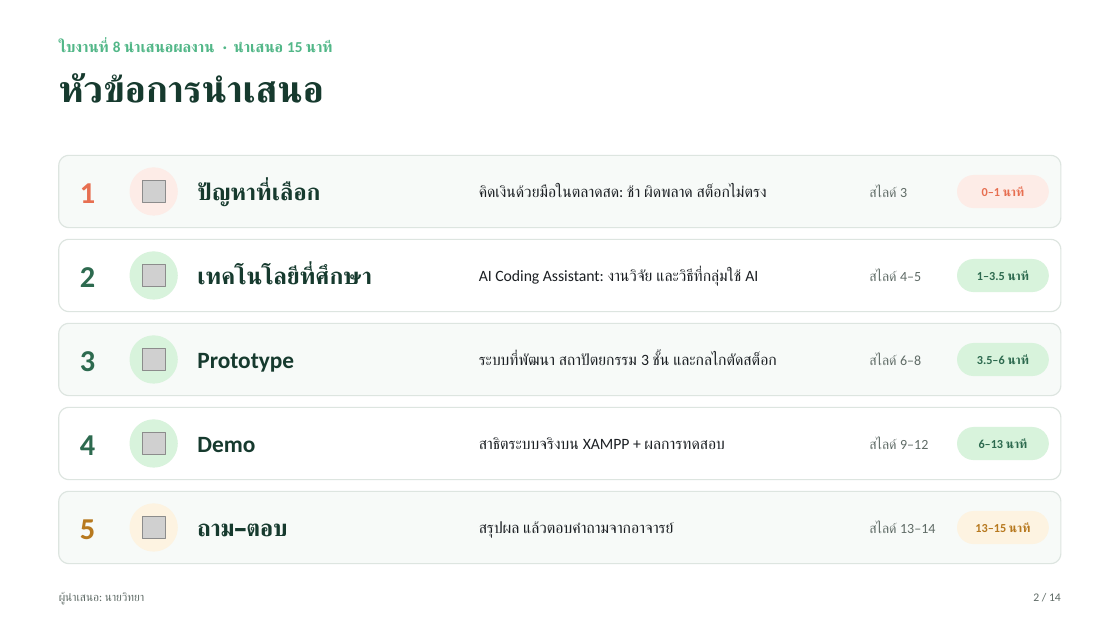
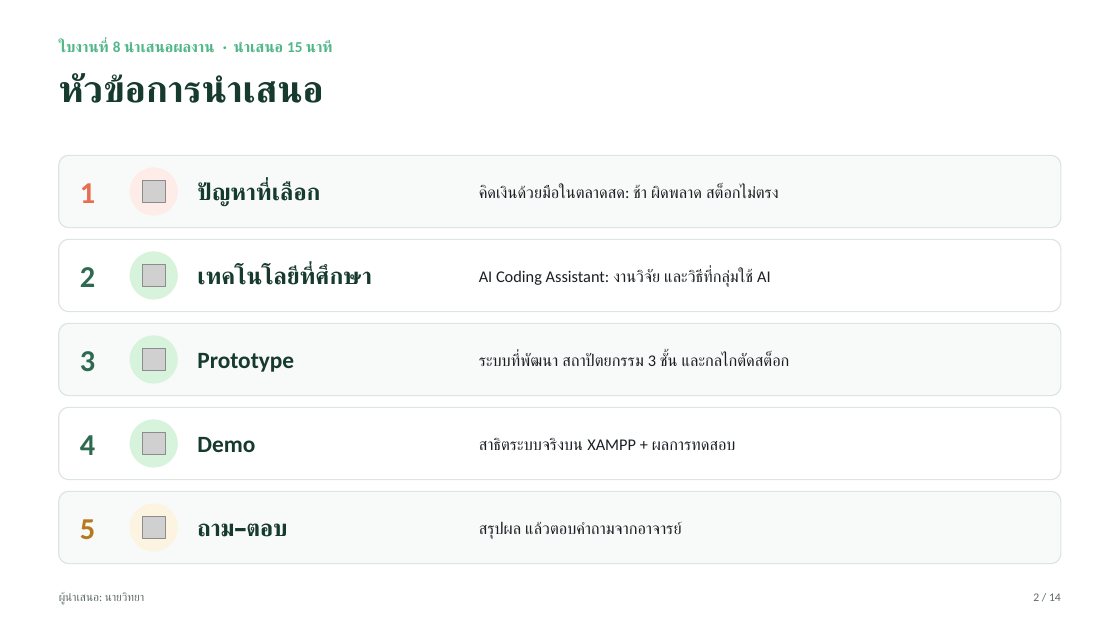
Before and after one commit to wittayaaasei-eng/thawirot-pos, a slide deck: slide 2 of ใบงานที่8_สไลด์นำเสนอ.pptx. Drawn at 1120x630 pixels with LibreOffice and Linux fonts; fonts in the diff are those of the drawing; grey boxes stand for pictures. Boxes give left, top, right and bottom in pixels: in the first picture for what was removed or moved away, otherwise in the second. Text is boxed around its words. In the diff, an @@ line names an element or a change of style, - is before the commit and + after.

```diff
--- a/ใบงานที่8_สไลด์นำเสนอ.pptx
+++ b/ใบงานที่8_สไลด์นำเสนอ.pptx
@@ rounded rectangle removed at <box>958,176,1049,208</box> @@
@@ text removed at <box>869,186,907,197</box> @@
-สไลด์ 3
@@ text removed at <box>982,186,1024,196</box> @@
-0–1 นาที
@@ rounded rectangle removed at <box>958,260,1049,292</box> @@
@@ text removed at <box>869,270,921,281</box> @@
-สไลด์ 4–5
@@ text removed at <box>977,270,1029,280</box> @@
-1–3.5 นาที
@@ text removed at <box>869,354,921,365</box> @@
-สไลด์ 6–8
@@ rounded rectangle removed at <box>958,344,1049,376</box> @@
@@ text removed at <box>977,354,1029,364</box> @@
-3.5–6 นาที
@@ text removed at <box>869,438,928,449</box> @@
-สไลด์ 9–12
@@ rounded rectangle removed at <box>958,428,1049,460</box> @@
@@ text removed at <box>979,438,1027,448</box> @@
-6–13 นาที
@@ size 13.5 to 14 pt in 5 elements at <box>479,185,779,198</box>, <box>479,269,771,287</box>, <box>479,353,790,366</box>, <box>479,438,736,450</box>, <box>479,521,682,539</box> @@
@@ text removed at <box>869,522,935,533</box> @@
-สไลด์ 13–14
@@ rounded rectangle removed at <box>958,512,1049,544</box> @@
@@ text removed at <box>975,522,1030,532</box> @@
-13–15 นาที
```
